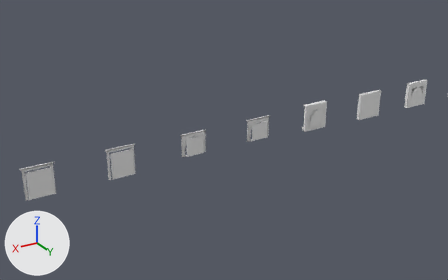
One commit to the Blender file art_src/kit/kit_gorge.blend: the scene before it, then after it.
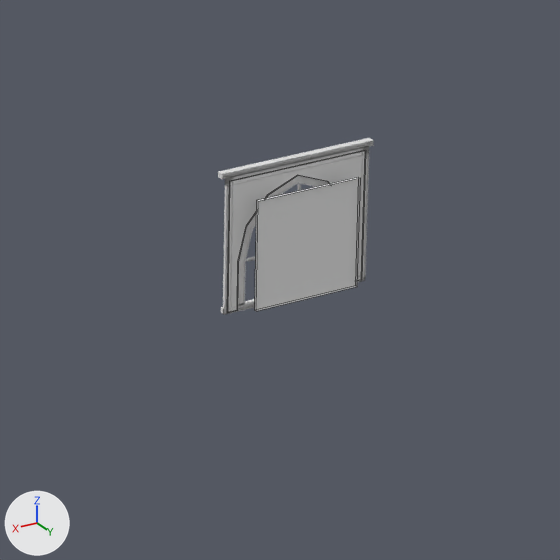
Old and new are each drawn from a camera (50 mm lens) standing at (566.5, -54.9, 34.3) and looking at (526.2, -122.1, 0.7) and again close up on the part from 48% to 66% of the width and 34% to 64% of the height. Lighting does not change. The marker at lower left points along +X, +Y and +Z. The last two pictures show the newer version. The close-ups show mesh edges as thin lines.

Objects in the first close-up: 'gorge_bay_stack_window_flush__books', 'gorge_bay_stack_window_flush__frame', 'gorge_bay_stack_window_flush__panel' and 1 more.
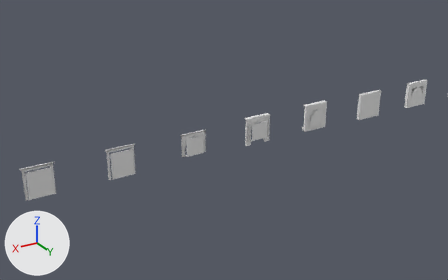
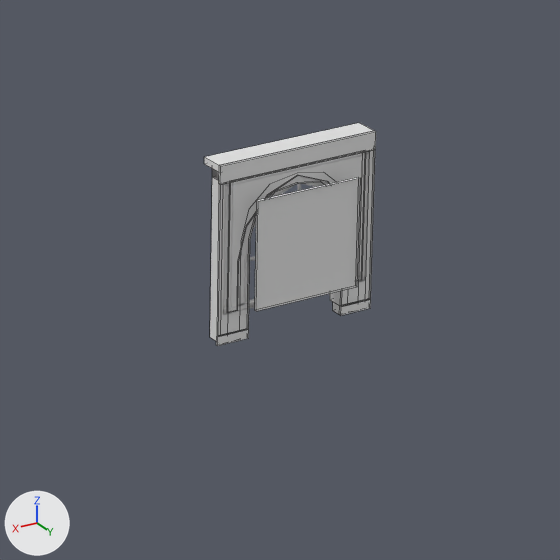
Where the change shows, as pixel boxes [x1, y1, x2, y2] in the close-ups (560 x 560 px):
'gorge_door_open__frame', added
    after: [204, 123, 376, 346]
'gorge_bay_stack_window_flush__frame', unchanged, covered by the edit
    before: [218, 138, 374, 315]
    after: [218, 151, 369, 315]

What the commit changed:
Mesh me_gorge_door_open__frame_001 is new.
It has 134 vertices, 81 faces and spans x 0.1..3.9, y -0.6..0.0, z 0.0..3.95.
It uses material mat_gorge_sandstone (white #e7e7e7).
Object 'gorge_door_open__frame' (ob_gorge_door_open__frame) is new; it shows me_gorge_door_open__frame_001.
Its parent is ob_m_gorge_door_open.
Its location is (0.0, 0.0, 0.0).
Object 'M_gorge_door_open' (ob_m_gorge_door_open) is new.
Its location is (520.0, -120.0, 0.0).
